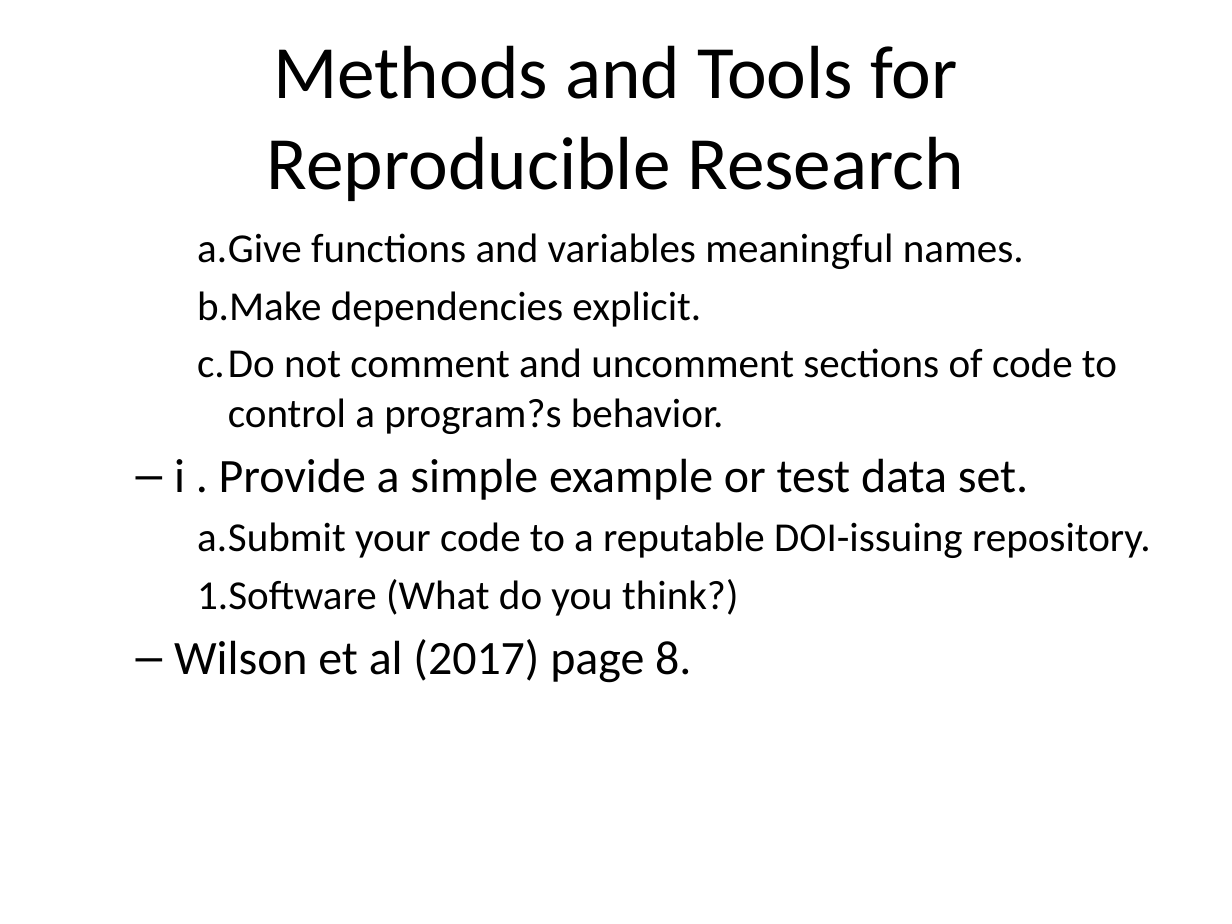
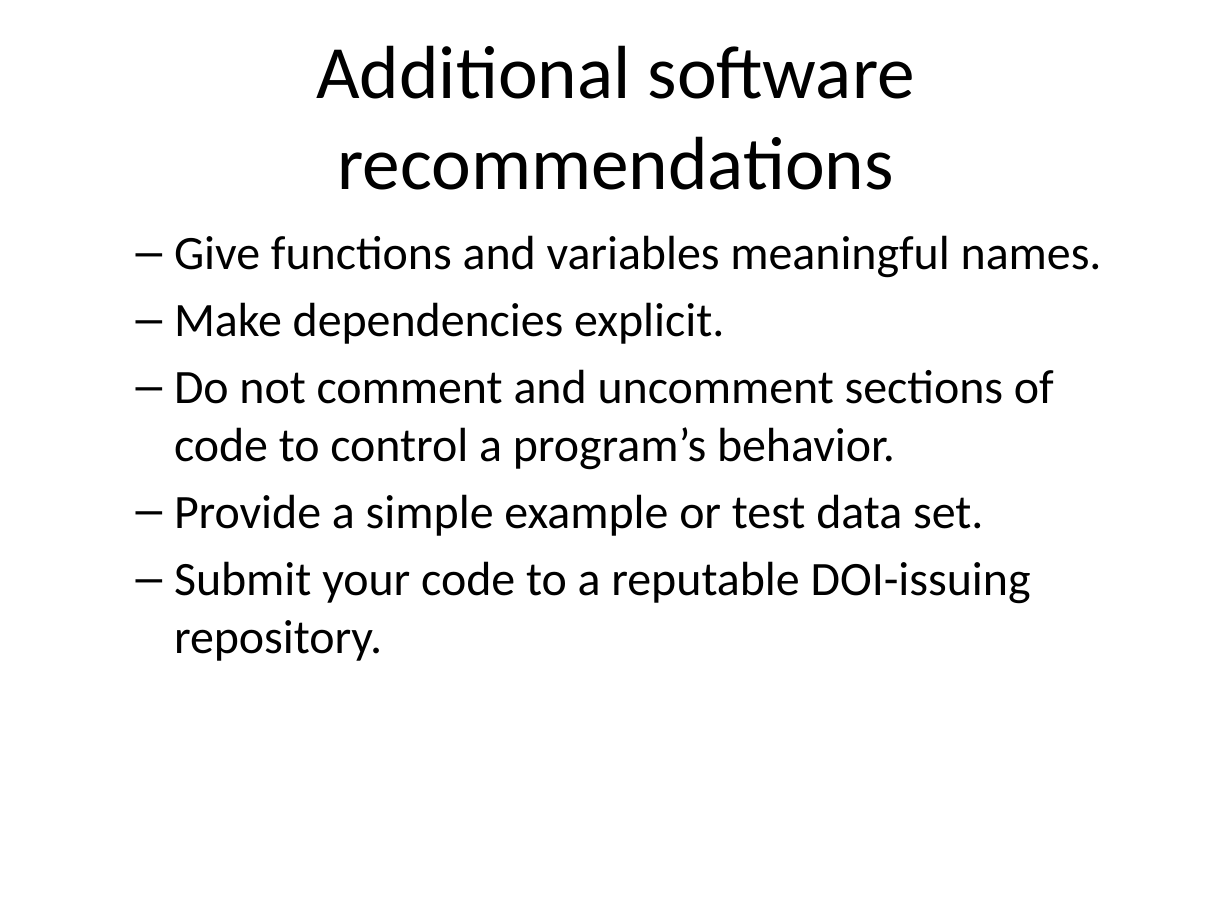
Before and after one commit to pmean/introduction-to-SAS, a slide deck: slide 29 of basics0/src/reproducible-research.pptx (slide 36 before the commit). Drawn at 1232x924 pixels with LibreOffice and Linux fonts; fonts in the diff are those of the drawing. Boxes give left, top, right and bottom in pixels: in the first picture for what was removed or moved away, otherwise in the second. Text is boxed around its words. In the diff, an @@ line names an element or a change of style, - is before the commit and + after.

Commit message:
Fixed typo on reproducible research.

```diff
--- a/basics0/src/reproducible-research.pptx
+++ b/basics0/src/reproducible-research.pptx
@@ title at [316,45,915,190]: text changed @@
-Methods and Tools for Reproducible Research
+Additional software recommendations
@@ text at [174,235,1102,661]: size 24 to 28 pt in "Give functions and variables meaningful names.", "Make dependencies explicit.", "Submit your code to a reputable DOI-issuing ..."; bullet a. to –; list level 3 to 2 in "Give functions and variables meaningful ..."; list level 3 to 2 in "Make dependencies explicit."; list level 3 to 2 in "Submit your code to a ..." @@
@@ text at [174,369,1054,536]: text changed; size 24 to 28 pt @@
-    c. Do not comment and uncomment sections of code to control a program?s behavior.
-  – i . Provide a simple example or test data set.
+  – Do not comment and uncomment sections of code to control a program’s behavior.
+  – Provide a simple example or test data set.
@@ text at [174,579,738,683]: paragraphs removed @@
-    2. Software (What do you think?)
-  – Wilson et al (2017) page 8.
```
Also in this commit, not shown: 36 other slides changed, 11 slides added, 17 slides removed, 1 other file.
